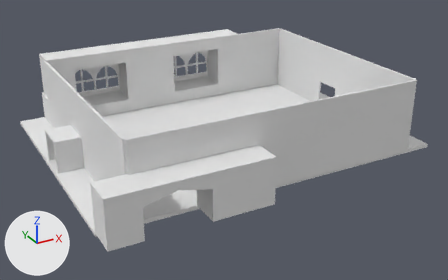
The Blender file ConcertRoom.blend, before and after one commit.
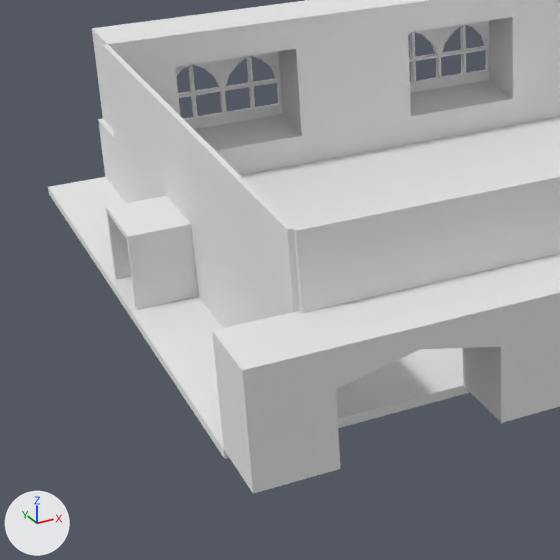
Each version appears first whole from a camera (50 mm lens) standing at (-7.6, -43.9, 17.7) and looking at (11.7, -8.9, 0.2), and next in a close-up on the part from 0% to 53% of the width and 15% to 100% of the height. Arrows for +X, +Y and +Z are at lower left; the lights stay in place.

The older version as bpy lines, for what is in view:
```python
ob_concertroomfloortiles = bpy.data.objects.new('ConcertRoomFloorTiles', me_hallfloortile)
ob_concertroomfloortiles.location = (0.0, 2.0, -0.25)
ob_concertroomfloortiles.rotation_euler = (1.571, 0.0, 0.0)  # degrees (90, 0, 0)
ob_concertroomwallb0left_001 = bpy.data.objects.new('ConcertRoomWallB0Left.001', me_concertroomwall_0_15x2x2)
ob_concertroomwallb0left_001.location = (1.85, -6.0, 0.0)
ob_concertroomwallb0left_001.rotation_euler = (1.571, 0.0, 1.571)  # degrees (90, 0, 90)
ob_hallwallb0tunnelright = bpy.data.objects.new('HallWallB0TunnelRight', me_hallwalltunnelright_2x10x3)
ob_hallwallb0tunnelright.parent = ob_hallwalls
ob_hallwallb0tunnelright.location = (-2.0, 0.0, 16.0)
# also in view: 'ConcertRoomWallB1Front.001' at (6.0, -16.1, 3.5); 'ConcertRoomWallWindow.005' at (15.0, 1.9, 2.5); 'ConcertRoomWallB2Front' at (12.0, -16.1, 4.5); 'ConcertRoomWallWindow.002' at (6.0, 1.0, 2.5); 'ConcertRoomWallWindow.003' at (7.0, 1.9, 2.5)
```
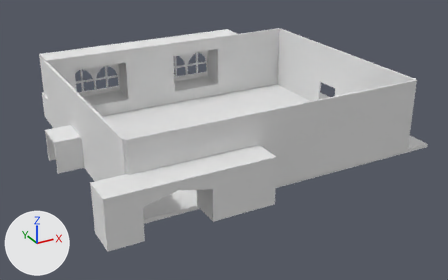
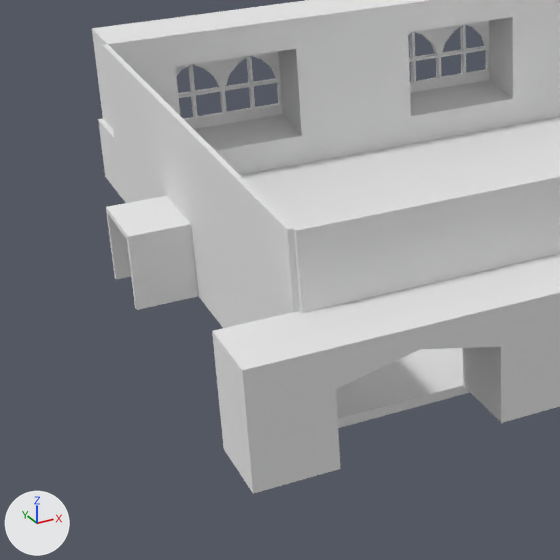
Location of each change, [x1, y1, x2, y2] in pixels of the close-ups (560 x 560 px):
'ConcertRoomFloorTiles', moved
    before: [48, 117, 560, 459]
    after: [240, 117, 560, 428]

The change, as a diff of the scene's bpy script:
```diff
--- a/ConcertRoom.blend.py
+++ b/ConcertRoom.blend.py
@@ ob_concertroomfloortiles @@
 ob_concertroomfloortiles = bpy.data.objects.new('ConcertRoomFloorTiles', me_hallfloortile)
-ob_concertroomfloortiles.location = (0.0, 2.0, -0.25)
+ob_concertroomfloortiles.location = (2.0, 2.0, -0.25)
 ob_concertroomfloortiles.rotation_euler = (1.571, 0.0, 0.0)  # degrees (90, 0, 0)
```
